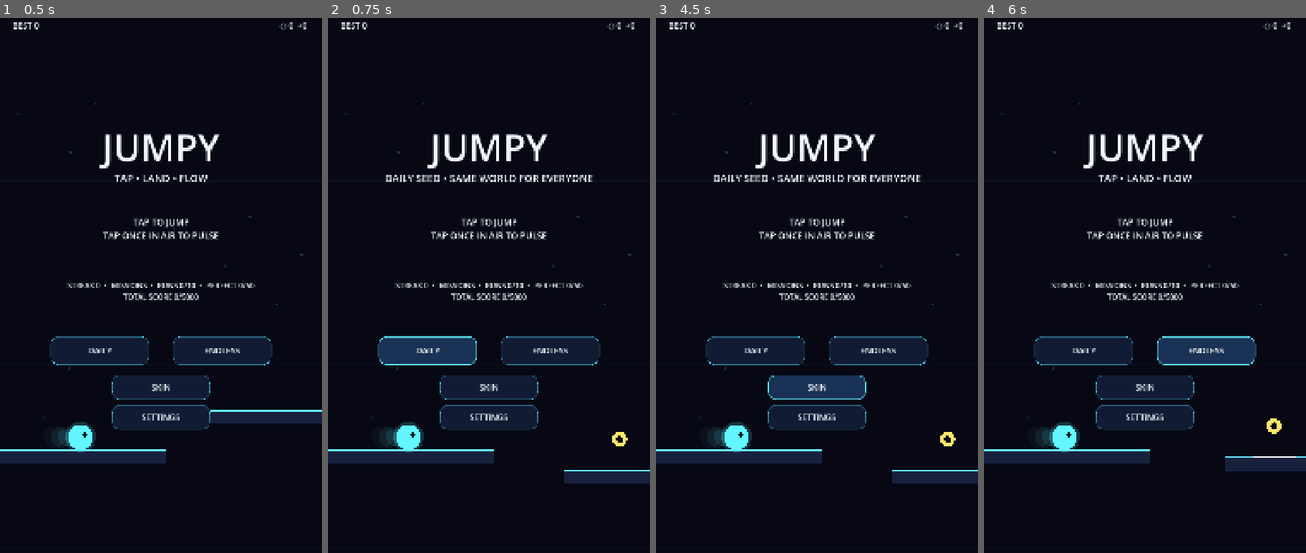
Above: before the commit, frames 1-4 (left to right).
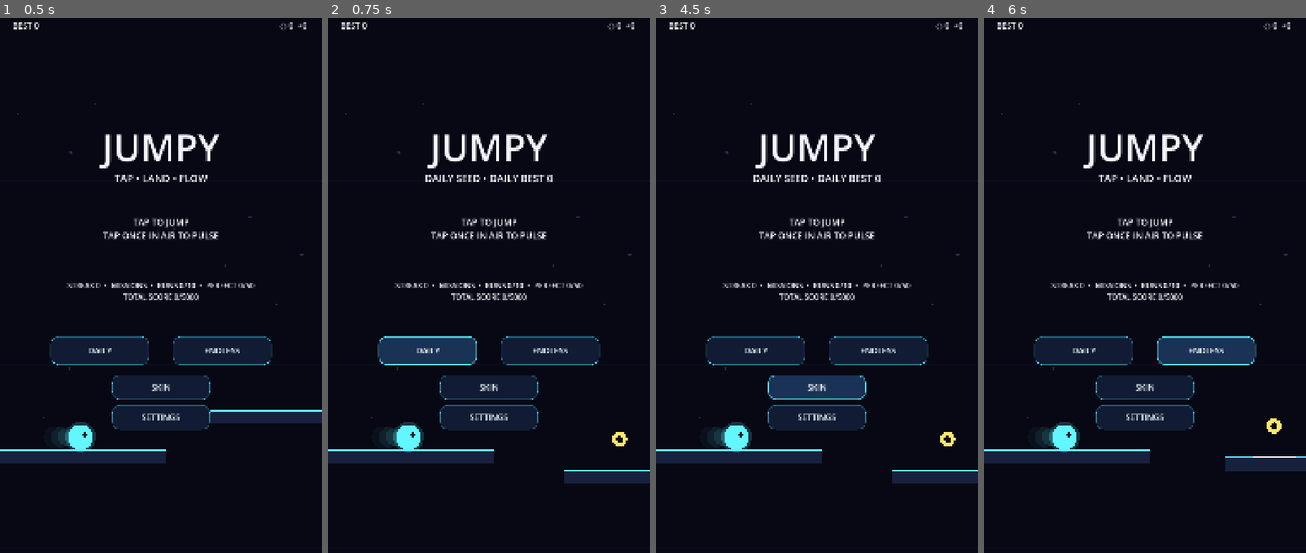
Above: after the commit, the same moments.

Repository: dbrckk/Jumpy
Game: Godot game, scene res://scenes/Main.tscn
Same seed, same stepped clock (60 frames per second), same inputs: the game is played once before the commit and once after it.
Inputs:
- Up to frame 1 (0.5 s): no input
- Up to frame 2 (0.75 s): click "DAILY" at 0.5 s
- Up to frame 3 (4.5 s): click "ENDLESS" at 1.25 s; click "ENDLESS" at 2 s; click "SKIN" at 2.75 s; click "DAILY" at 3.5 s; click "SKIN" at 4.25 s
- Up to frame 4 (6 s): click "DAILY" at 5 s; click "ENDLESS" at 5.75 s

Frame 1 is identical in both runs. In frame 2, 0.6% of the frame differs, in the area x 18-83%, y 29-31%; in frame 3, 0.6%; in frame 4, nothing differs.

Commit message:
Autocycle v3: hardened atomic Jumpy evolution

Diff:
--- a/scripts/main.gd
+++ b/scripts/main.gd
@@ -153,7 +153,7 @@
 
 func set_daily(value: bool) -> void:
 	reset_run(value)
-	ui.subtitle.text = "DAILY SEED • SAME WORLD FOR EVERYONE" if value else "TAP • LAND • FLOW"
+	ui.subtitle.text = "DAILY SEED • DAILY BEST %d" % int(Profile.data.daily_best) if value else "TAP • LAND • FLOW"
 
 func cycle_skin() -> void:
 	var unlocked: Array = Profile.data.unlocked_skins
Not shown, changed: docs/AUTONOMOUS_STATE.md
